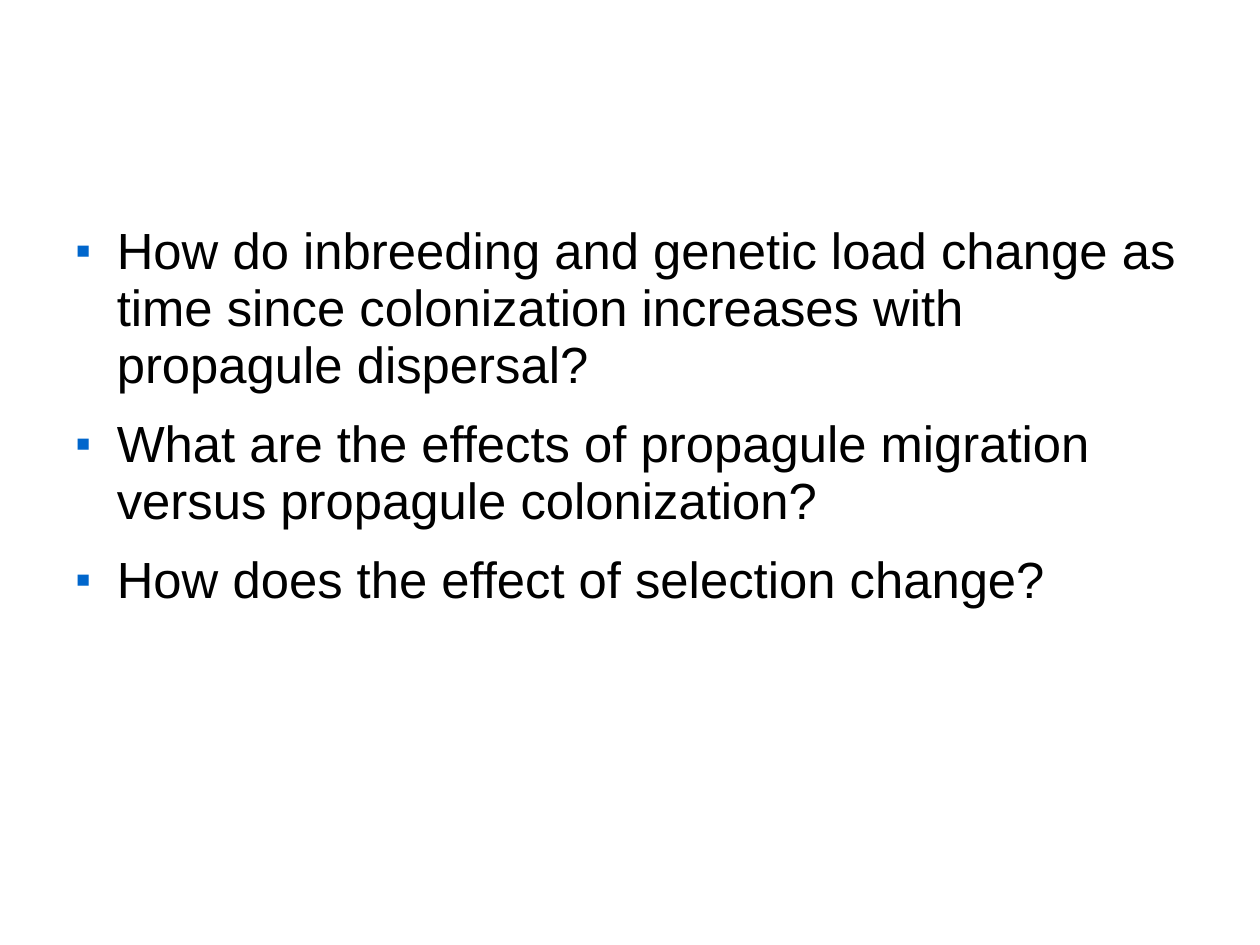
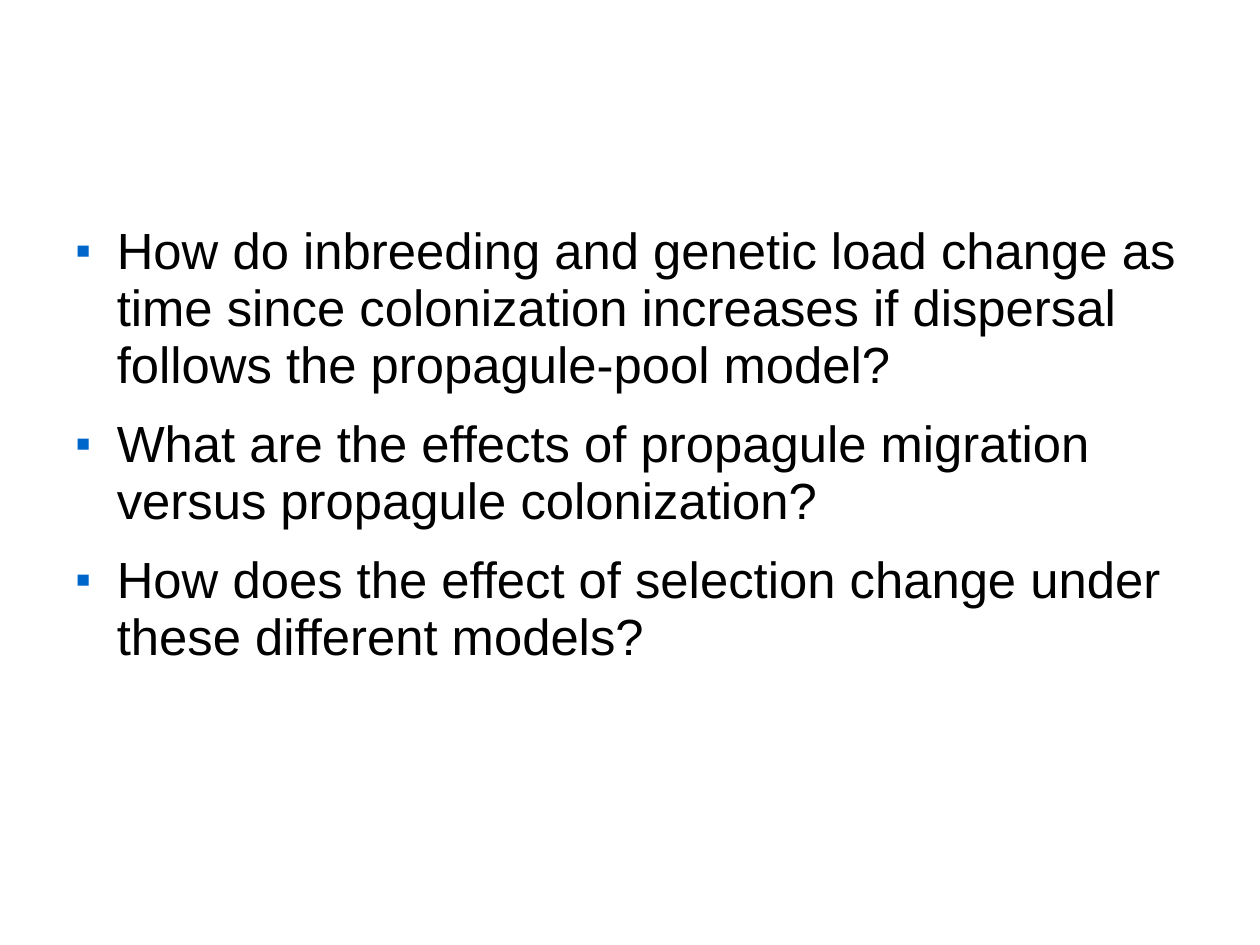
Before and after one commit to maugat1/quantiNEMO_Taylor2010, a slide deck: slide 8 of pres/pres2/pres2.odp (slide 12 before the commit). Drawn at 1260x945 pixels with LibreOffice and Linux fonts; fonts in the diff are those of the drawing; background and template pictures are left out. Boxes give left, top, right and bottom in pixels: in the first picture for what was removed or moved away, otherwise in the second. Text is boxed around its words. In the diff, an @@ line names an element or a change of style, - is before the commit and + after.

```diff
--- a/pres/pres2/pres2.odp
+++ b/pres/pres2/pres2.odp
@@ text at [117, 232, 1176, 393]: text changed @@
-■ How do inbreeding and genetic load change as time since colonization increases with propagule dispersal?
+■ How do inbreeding and genetic load change as time since colonization increases if dispersal follows the propagule-pool model?
@@ text at [117, 561, 1160, 656]: text changed @@
-■ How does the effect of selection change?
+■ How does the effect of selection change under these different models?
```
Also in this commit, not shown: 10 other slides changed, 4 slides added, 7 slides removed, 7 other files.
